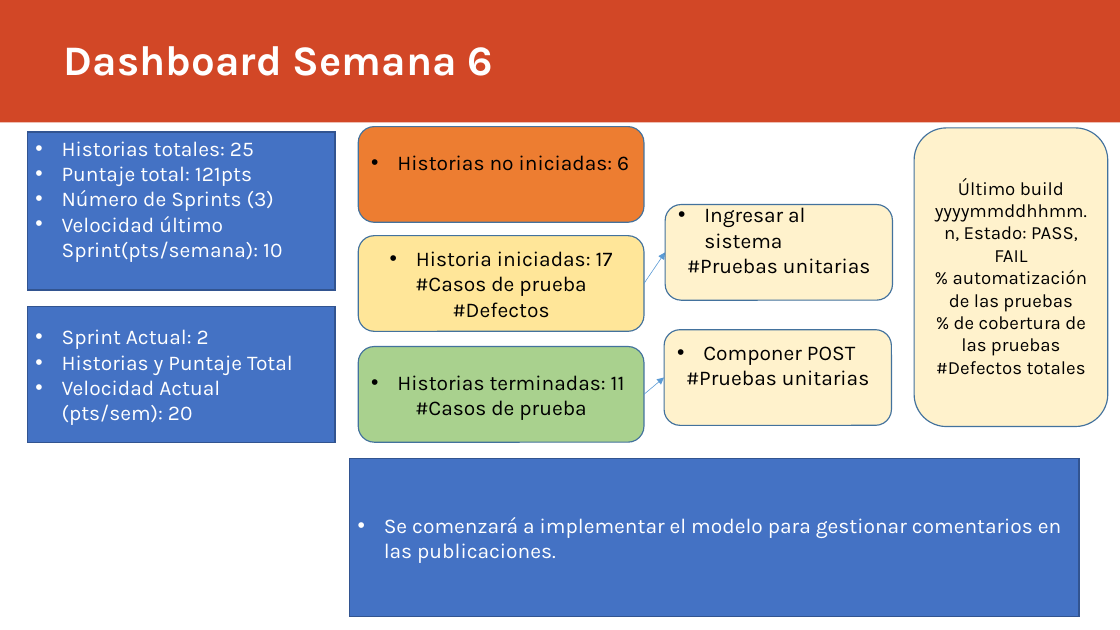
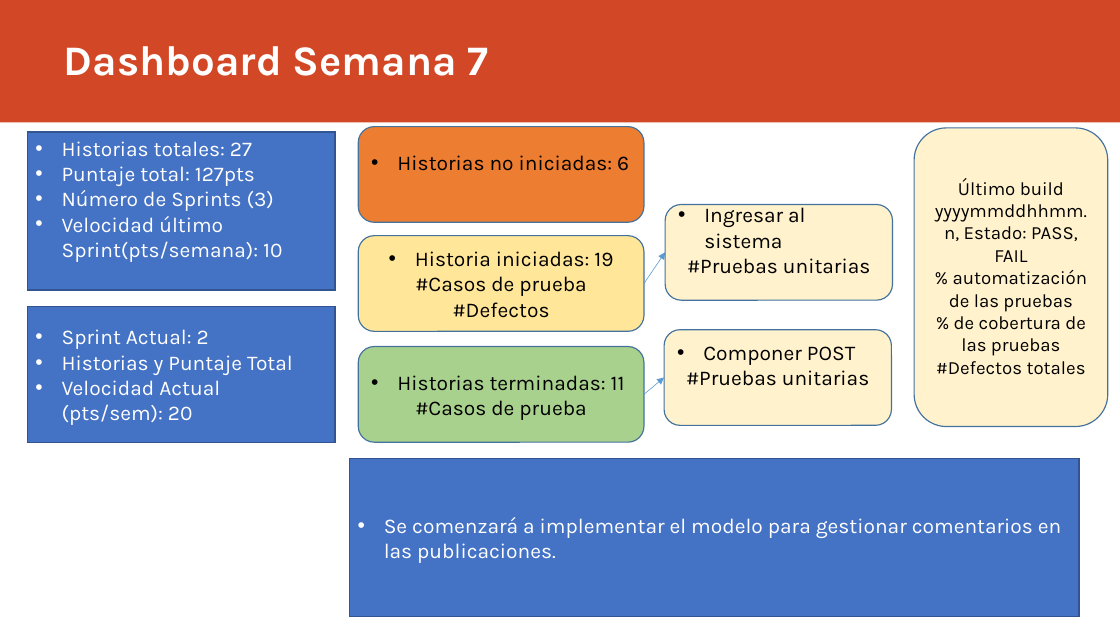
Before and after one commit to Danielacvd/ICF232_202010_GRUPO3-sw2, a slide deck: slide 2 of Monitoreo_Proyecto.pptx. Drawn at 1120x630 pixels with LibreOffice and Linux fonts; fonts in the diff are those of the drawing. Boxes give left, top, right and bottom in pixels: in the first picture for what was removed or moved away, otherwise in the second. Text is boxed around its words. In the diff, an @@ line names an element or a change of style, - is before the commit and + after.

Commit message:
Actualizacion Semana 7 al monitoreo

```diff
--- a/Monitoreo_Proyecto.pptx
+++ b/Monitoreo_Proyecto.pptx
@@ title at [64,46,488,76]: text changed @@
-Dashboard Semana 6
+Dashboard Semana 7
@@ text in rectangle at [62,141,255,186]: text changed @@
-• Historias totales: 25
-• Puntaje total: 121pts
+• Historias totales: 27
+• Puntaje total: 127pts
@@ text in rounded rectangle at [415,251,613,267]: text changed @@
-• Historia iniciadas: 17
+• Historia iniciadas: 19
```
Also in this commit, not shown: 1 other slide changed.
